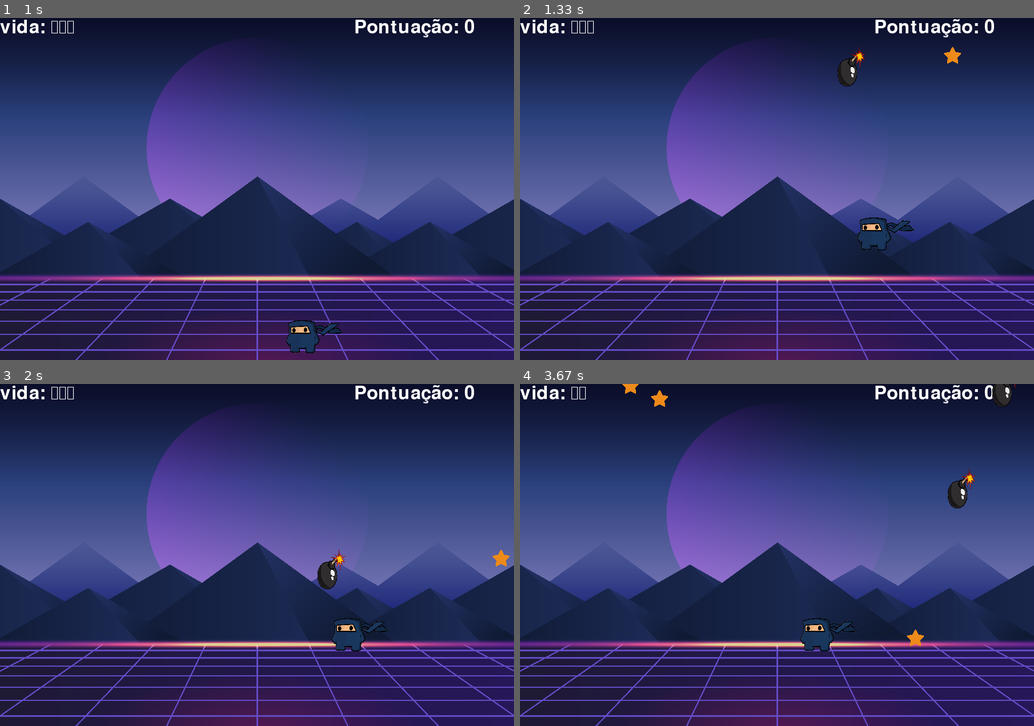
Above: before the commit, frames 1-4 (two rows, left to right).
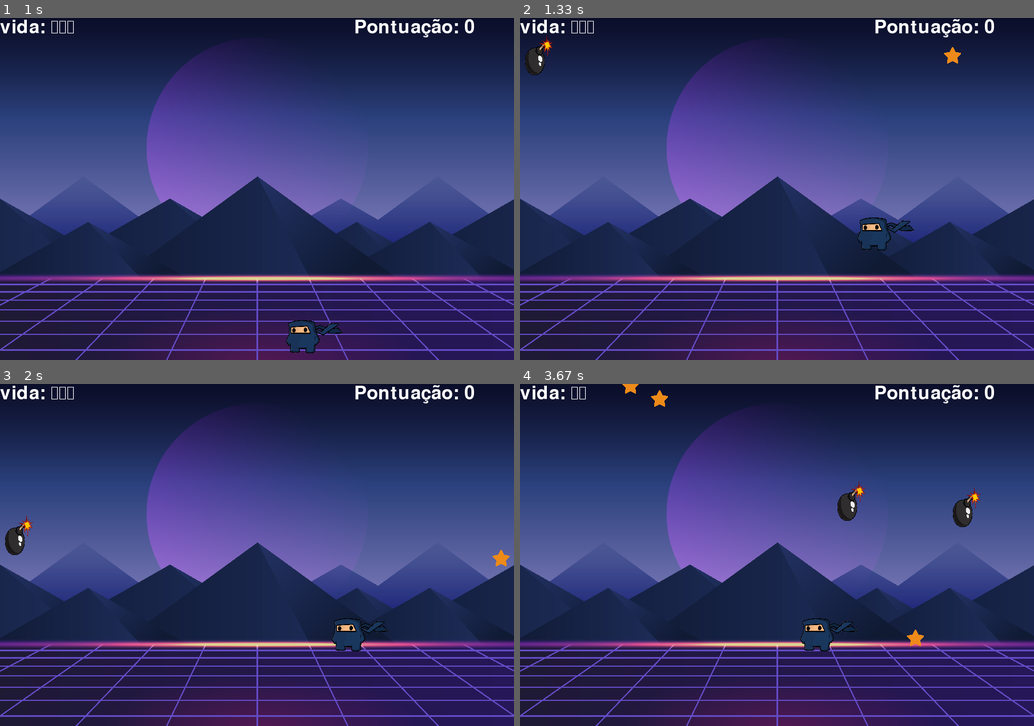
Above: after the commit, the same moments.

Repository: lucassantoss4/pygame
Game: pygame game, started from Versiona_lucas.py
The game is run twice, just before and just after one commit, with the same random seed, the same clock (stepped at 60 frames per second) and the same inputs.
Inputs:
- Up to frame 1 (1 s): tap Space at 0.33, 0.73 s; hold Right from 0.67 s (still down)
- Up to frame 2 (1.33 s): tap Space at 1.03, 1.23 s; release Right at 1.13 s; hold Right from 1.17 s (still down)
- Up to frame 3 (2 s): tap Space at 1.53, 1.73 s; release Right at 1.63 s; hold Left from 1.67 s (still down)
- Up to frame 4 (3.67 s): tap Space at 2.03, 2.3, 2.6, 2.73, 3.03, 3.4 s; release Left at 2.2 s; hold Left 2.23-2.63 s; hold Right 2.67-3.3 s; hold Left from 3.33 s (still down)

Frame 1 is identical in both runs. In frame 2, 0.6% of the frame differs, in the area x 1-68%, y 5-20%; in frame 3, 0.6%; in frame 4, 1.0%, in the area x 61-97%, y 0-42%.

Commit message:
organzando codigo e retirando variaveis desnesses.

Diff:
--- a/Versiona_lucas.py
+++ b/Versiona_lucas.py
@@ -180,16 +180,9 @@
 todas_sprites.add(jogador)
 
 
-# Criando um grupo de bombas
-bombas = pygame.sprite.Group()
-
-# Criando as bombas
-bomba1 = Bomba(bomba_img_small)
-bomba2 = Bomba(bomba_img_small)
-
 # variável para o som do pulo
 pulando = False
-pulo_inicial = jogador.rect.bottom
+pulo_inicial = jogador.rect.bottom # posição inicial do pulo
 
 intervalo_estrela = 1  # Intervalo em segundos
 ultimo_spawn_estrela = time.time() # Tempo da última estrela
@@ -205,24 +198,24 @@
 
     # ------- Trata eventos
     for evento in pygame.event.get():
-        if evento.type == pygame.QUIT:
+        if evento.type == pygame.QUIT: # Verifica se foi fechado
             game = False
 
         # Verifica se apertou alguma tecla.
         if evento.type == pygame.KEYDOWN:
             # Dependendo da tecla, altera a velocidade.
             if evento.key == pygame.K_LEFT:
-                jogador.speedx -= 5
+                jogador.speedx -= 5 #diminui a velocidade do jogador
             if evento.key == pygame.K_RIGHT:
-                jogador.speedx += 5
+                jogador.speedx += 5 #aumenta a velocidade do jogador
 
         # Verifica se soltou alguma tecla.
         if evento.type == pygame.KEYUP:
             # Dependendo da tecla, altera a velocidade.
             if evento.key == pygame.K_LEFT:
-                jogador.speedx += 5
+                jogador.speedx += 5 #aumenta a velocidade do jogador
             if evento.key == pygame.K_RIGHT:
-                jogador.speedx -= 5
+                jogador.speedx -= 5 #diminui a velocidade do jogador
 
             if evento.key == pygame.K_SPACE and not pulando:
                 pulando = True
@@ -230,29 +223,27 @@
                 jogador.speedy = -15
                 jogador.pular() #Chama a função de pular do jogador
 
-        if pulando:
-            jogador.rect.y += jogador.speedy
-            jogador.speedy += 1
-            if jogador.rect.bottom >= pulo_inicial:
-                jogador.rect.bottom = pulo_inicial
-                pulando = False
+        if pulando: #se estiver pulando
+            jogador.rect.y += jogador.speedy #atualiza a posição do jogador
+            jogador.speedy += 1 # aumenta a velocidade do pulo
+            if jogador.rect.bottom >= pulo_inicial: #se o jogador estiver no chão
+                jogador.rect.bottom = pulo_inicial #atualiza a posição do jogador
+                pulando = False #não está mais pulando
 
     # ----- Atualiza estado do jogo
     # Verifica se é hora de criar uma nova estrela
     agora = time.time()
     if agora - ultimo_spawn_estrela >= intervalo_estrela and len(todas_estrelas) < max_estrelas:
-        estrela = Estrela(estrela_img_small)
-        todas_sprites.add(estrela)
-        todas_estrelas.add(estrela)
-        ultimo_spawn_estrela = agora
-
-    # Verifica se é hora de criar uma nova bomba
-    # agora = time.time()
-    if agora - ultimo_spawn_bomba >= intervalo_bomba and len(todas_bombas) < max_bombas:
-        bomba = Bomba(bomba_img_small)
-        todas_sprites.add(bomba)
-        todas_bombas.add(bomba)
-        ultimo_spawn_bomba = agora
+        estrela = Estrela(estrela_img_small) # Cria uma nova estrela
+        todas_sprites.add(estrela) # Adiciona a estrela no grupo de sprites
+        todas_estrelas.add(estrela) # Adiciona a estrela no grupo de estrelas
+        ultimo_spawn_estrela = agora # Atualiza o tempo da última estrela
+
+    if agora - ultimo_spawn_bomba >= intervalo_bomba and len(todas_bombas) < max_bombas: # Verifica se é hora de criar uma nova bomba
+        bomba = Bomba(bomba_img_small) # Cria uma nova bomba
+        todas_sprites.add(bomba) # Adiciona a bomba no grupo de sprites
+        todas_bombas.add(bomba) # Adiciona a bomba no grupo de bombas
+        ultimo_spawn_bomba = agora # Atualiza o tempo da última bomba
 
     # Atualizando a posição da bomba
     todas_sprites.update()
